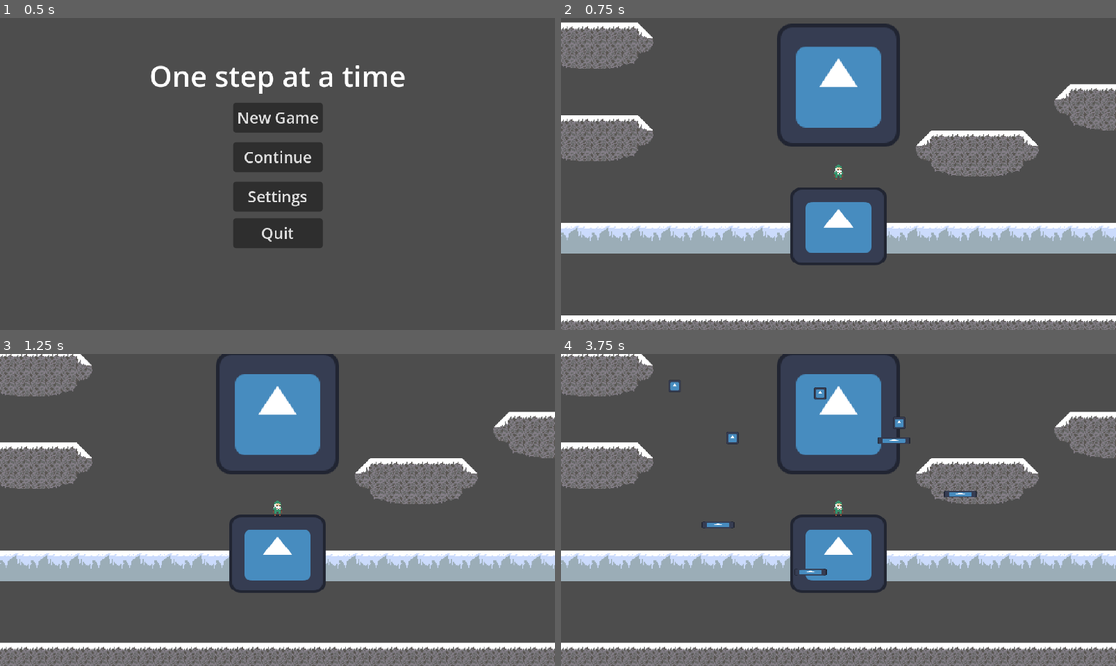
Above: before the commit, frames 1-4 (two rows, left to right).
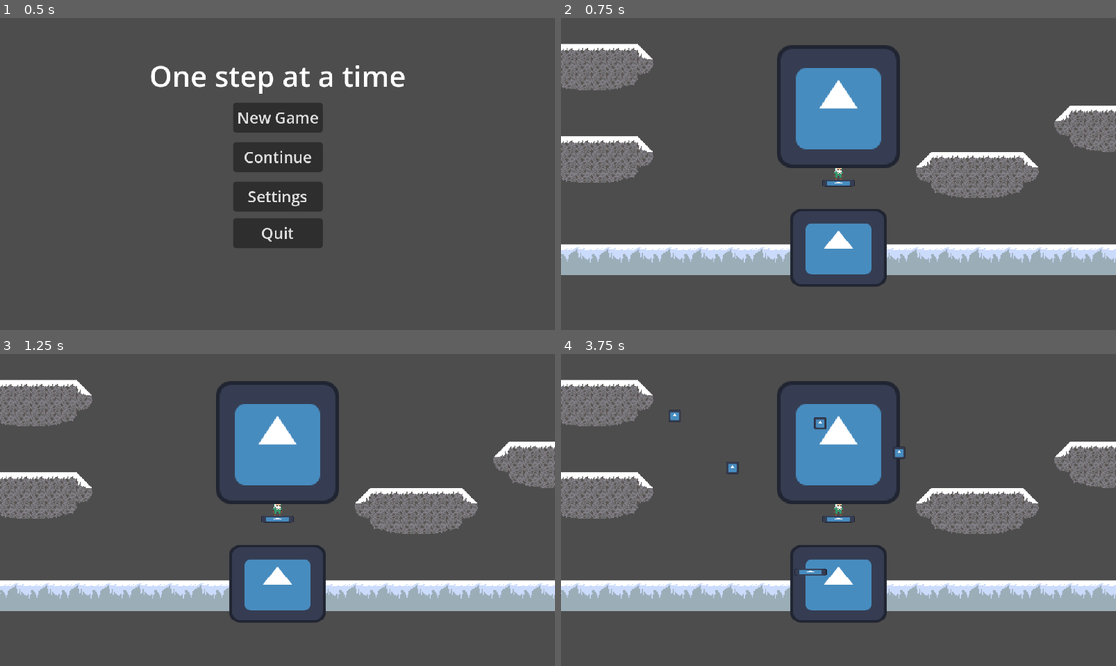
Above: after the commit, the same moments.

Repository: Wilisimple4u/GameJamOnlyOne
Game: Godot game, scene res://Main menu.tscn
Same seed, same stepped clock (60 frames per second), same inputs: the game is played once before the commit and once after it. The engine's default icon, where the game draws it, is replaced by a stand-in: a white triangle on a blue panel in a dark square.
Inputs (mouse positions are in pixels of both pictures, inside the frame that each line leads up to):
- Up to frame 1 (0.5 s): no input
- Up to frame 2 (0.75 s): click "New Game" at 0.5 s
- Up to frame 3 (1.25 s): no input
- Up to frame 4 (3.75 s): tap Enter (ui_accept) at 1.25, 1.52, 2, 2.27, 2.75, 3.5 s; move the mouse to (960, 494) at 1.27 s; hold Right (ui_right) 1.28-2.78 s; click (960, 494) at 1.35 s; move the mouse to (727, 525) at 2.02 s; tap A (A_Key) at 2.1 s; click (727, 525) at 2.3 s; move the mouse to (894, 441) at 2.77 s; hold Left (ui_left) 2.78-3.53 s; tap D (D_Key) at 2.85 s; click (894, 441) at 3.05 s; move the mouse to (810, 572) at 3.52 s; hold Right (ui_right) from 3.53 s (still down); click (810, 572) at 3.6 s

Frame 1 is identical in both runs. In frame 2, 34% of the frame differs, in the area x 0-100%, y 1-100%; in frame 3, 41%; in frame 4, 42%, in the area x 0-100%, y 0-100%.

Commit message:
RemovablePlayerPlatform

Diff:
--- a/Prof of concept GameJam/OneStepAtTheTime/GameScenes/TempLevel.tscn
+++ b/Prof of concept GameJam/OneStepAtTheTime/GameScenes/TempLevel.tscn
@@ -6,6 +6,7 @@
 [ext_resource type="PackedScene" uid="uid://grudrdnaxpm6" path="res://OneStepAtTheTime/ObjectScenes/playerChar.tscn" id="4_i2dvm"]
 [ext_resource type="PackedScene" uid="uid://bw7r2frcu4hno" path="res://OneStepAtTheTime/ObjectScenes/platformObjectTemp.tscn" id="4_mblv6"]
 [ext_resource type="PackedScene" uid="uid://docjkc5pcob5y" path="res://OneStepAtTheTime/ObjectScenes/rockSpawner.tscn" id="5_i2dvm"]
+[ext_resource type="PackedScene" uid="uid://d3i476jsfj8mr" path="res://OneStepAtTheTime/ObjectScenes/playerPlatform.tscn" id="7_ncbhi"]
 
 [sub_resource type="TileSetAtlasSource" id="TileSetAtlasSource_3xhdl"]
 texture = ExtResource("1_wa6m3")
@@ -85,3 +86,5 @@
 
 [node name="Rockspawner" parent="." instance=ExtResource("5_i2dvm")]
 position = Vector2(0, -80)
+
+[node name="PlayerPlatform" parent="." instance=ExtResource("7_ncbhi")]
--- a/Prof of concept GameJam/OneStepAtTheTime/Scripts/Platform_spawner.gd
+++ b/Prof of concept GameJam/OneStepAtTheTime/Scripts/Platform_spawner.gd
@@ -12,7 +12,14 @@
 
 func spawnplatform():
 	var new_Platform = PlayPlatfrom.instantiate()
+	if get_node("/root/Node2D/Temp"):
+		get_node("/root/Node2D/Temp").queue_free()
+	elif get_node("/root/Node2D/Temp2"):
+		get_node("/root/Node2D/Temp2").queue_free()
+	else:
+		pass
 	add_child(new_Platform)
+	new_Platform.name = "Temp"
 	new_Platform.position = get_global_mouse_position()
 
 
Not shown: 1 places in Prof of concept GameJam/OneStepAtTheTime/GameScenes/TempLevel.tscn that only renumber resources
